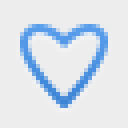
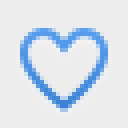
Revision of a layered 128x128 image; what changed, layer by layer:
painted on "200% icon-blue@2x.png, icon-blue.png" over [20, 24, 108, 112]
